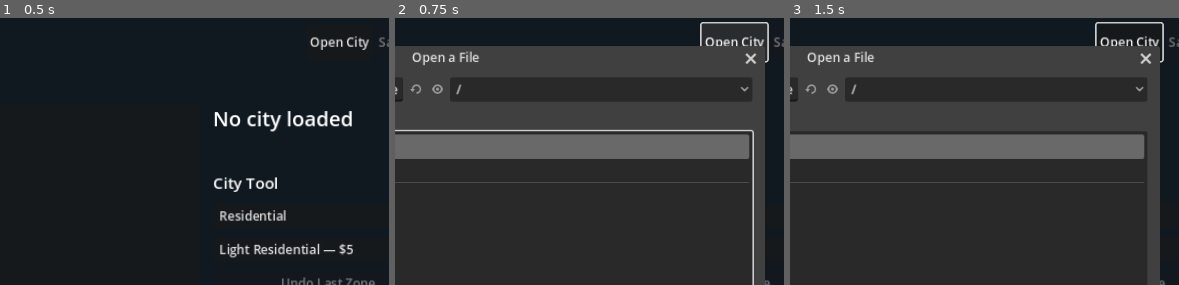
Above: before the commit, frames 1-3 (left to right).
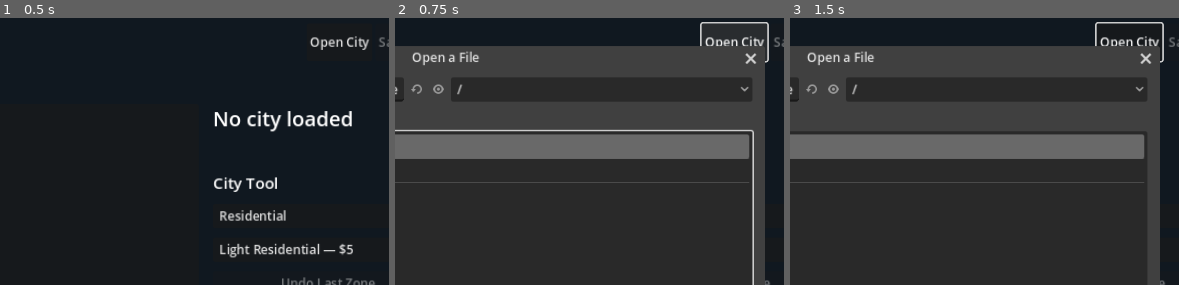
Above: after the commit, the same moments.

Repository: nicholas-ochoa/OpenSC2K
Game: Godot game, scene res://main.tscn
Same seed, same stepped clock (60 frames per second), same inputs: the game is played once before the commit and once after it.
Inputs (mouse positions are % of the whole screen's width and height, from its top left):
- Up to frame 1 (0.5 s): no input
- Up to frame 2 (0.75 s): click "Open City" at 0.5 s
- Up to frame 3 (1.5 s): click (35, 88) at 1.27 s; type "12" at 1.35 s
The pictures show only the part of the screen within x 43-93%, y 0-50%; the shares and areas given below are measured in that part.

Frame 1 is identical in both runs. In frame 2, 0.1% of the frame differs, in the area x 2-18%, y 25-31%; in frame 3, 0.1%.

Commit message:
de-zoning

Diff:
--- a/game/src/main.gd
+++ b/game/src/main.gd
@@ -295,7 +295,7 @@
 func _update_edit_state() -> void:
 	if map_view == null:
 		return
-	var is_zone_tool := selected_group >= Zones.GROUP_PORTS and selected_group <= Zones.GROUP_INDUSTRIAL
+	var is_zone_tool := Zones.supports_tool(selected_group, selected_subtool)
 	map_view.set_edit_enabled(city != null and overlay_mode == "city" and is_zone_tool)
 	if city == null or status_label == null:
 		return
--- a/game/src/model/city_state.gd
+++ b/game/src/model/city_state.gd
@@ -108,6 +108,16 @@
 	if not document.find_chunk("XBLD").set_decoded_payload(changed):
 		return false
 	buildings = changed
+	return true
+
+
+func replace_buildings(value: PackedByteArray) -> bool:
+	if value.size() != TILE_COUNT:
+		return false
+	var chunk := document.find_chunk("XBLD")
+	if chunk == null or not chunk.set_decoded_payload(value):
+		return false
+	buildings = value.duplicate()
 	return true
 
 
--- a/game/src/tools/zone_command.gd
+++ b/game/src/tools/zone_command.gd
@@ -2,6 +2,8 @@
 extends RefCounted
 
 const GROUP_PORTS := 8
+const GROUP_BULLDOZER := 0
+const SUBTOOL_DEZONE := 4
 const GROUP_RESIDENTIAL := 9
 const GROUP_COMMERCIAL := 10
 const GROUP_INDUSTRIAL := 11
@@ -30,17 +32,16 @@
 	if city.tile_flags[city.index_of(start.x, start.y)] & FLAG_WATER:
 		return {"ok": false, "error": "a zone drag cannot start on water"}
 	var tool := ToolCatalog.tool(group_index, subtool_index)
-	if tool.is_empty() or not ZONE_TYPES.has(group_index):
+	var zone_type := _zone_type_for_tool(group_index, subtool_index)
+	if tool.is_empty() or zone_type < 0:
 		return {"ok": false, "error": "tool is not a zoning tool"}
-	var zone_types: Array = ZONE_TYPES[group_index]
-	if subtool_index < 0 or subtool_index >= zone_types.size():
-		return {"ok": false, "error": "zoning subtool is out of range"}
-	var zone_type: int = zone_types[subtool_index]
 	var minimum := Vector2i(mini(start.x, finish.x), mini(start.y, finish.y))
 	var maximum := Vector2i(maxi(start.x, finish.x), maxi(start.y, finish.y))
 	var changed := city.zones.duplicate()
+	var changed_buildings := city.buildings.duplicate()
 	var tile_indices := PackedInt32Array()
 	var previous_values := PackedByteArray()
+	var previous_buildings := PackedByteArray()
 	for x in range(minimum.x, maximum.x + 1):
 		for y in range(minimum.y, maximum.y + 1):
 			var index := city.index_of(x, y)
@@ -50,7 +51,10 @@
 				continue
 			tile_indices.append(index)
 			previous_values.append(changed[index])
+			previous_buildings.append(changed_buildings[index])
 			changed[index] = (changed[index] & 0xf0) | zone_type
+			if zone_type == 0 and changed_buildings[index] > 0 and changed_buildings[index] < 5:
+				changed_buildings[index] = 0
 	if tile_indices.is_empty():
 		return {"ok": false, "error": "no eligible tiles would change"}
 	var cost: int = tile_indices.size() * int(tool.cost)
@@ -59,8 +63,14 @@
 		return {"ok": false, "error": "insufficient funds", "cost": cost}
 	if not city.replace_zones(changed):
 		return {"ok": false, "error": "cannot store updated XZON data"}
+	if not city.replace_buildings(changed_buildings):
+		city.replace_zones(_restore_values(changed, tile_indices, previous_values))
+		return {"ok": false, "error": "cannot store updated XBLD data"}
 	if not city.set_funds(previous_funds - cost):
 		city.replace_zones(_restore_values(changed, tile_indices, previous_values))
+		city.replace_buildings(
+			_restore_values(changed_buildings, tile_indices, previous_buildings)
+		)
 		return {"ok": false, "error": "cannot store the updated city funds"}
 	return {
 		"ok": true,
@@ -70,6 +80,8 @@
 		"tile_indices": tile_indices,
 		"previous_values": previous_values,
 		"new_values": _values_at(changed, tile_indices),
+		"previous_buildings": previous_buildings,
+		"new_buildings": _values_at(changed_buildings, tile_indices),
 		"previous_funds": previous_funds,
 		"cost": cost,
 		"error": "",
@@ -84,21 +96,54 @@
 	var indices: PackedInt32Array = command.get("tile_indices", PackedInt32Array())
 	var previous: PackedByteArray = command.get("previous_values", PackedByteArray())
 	var expected: PackedByteArray = command.get("new_values", PackedByteArray())
-	if indices.size() != previous.size() or indices.size() != expected.size():
+	var previous_buildings: PackedByteArray = command.get(
+		"previous_buildings", PackedByteArray()
+	)
+	var expected_buildings: PackedByteArray = command.get("new_buildings", PackedByteArray())
+	if (
+		indices.size() != previous.size()
+		or indices.size() != expected.size()
+		or indices.size() != previous_buildings.size()
+		or indices.size() != expected_buildings.size()
+	):
 		return {"ok": false, "error": "zone undo data has the wrong size"}
 	for position in indices.size():
-		if city.zones[indices[position]] != expected[position]:
+		if (
+			city.zones[indices[position]] != expected[position]
+			or city.buildings[indices[position]] != expected_buildings[position]
+		):
 			return {"ok": false, "error": "city changed after this zone command"}
 	var current := city.zones.duplicate()
+	var current_buildings := city.buildings.duplicate()
 	var restored := _restore_values(current, indices, previous)
+	var restored_buildings := _restore_values(current_buildings, indices, previous_buildings)
 	var current_funds := city.funds()
 	if not city.replace_zones(restored):
 		return {"ok": false, "error": "cannot restore XZON data"}
+	if not city.replace_buildings(restored_buildings):
+		city.replace_zones(current)
+		return {"ok": false, "error": "cannot restore XBLD data"}
 	if not city.set_funds(int(command.previous_funds)):
 		city.replace_zones(current)
+		city.replace_buildings(current_buildings)
 		city.set_funds(current_funds)
 		return {"ok": false, "error": "cannot restore city funds"}
 	return {"ok": true, "restored_tiles": indices.size(), "error": ""}
+
+
+static func supports_tool(group_index: int, subtool_index: int) -> bool:
+	return _zone_type_for_tool(group_index, subtool_index) >= 0
+
+
+static func _zone_type_for_tool(group_index: int, subtool_index: int) -> int:
+	if group_index == GROUP_BULLDOZER and subtool_index == SUBTOOL_DEZONE:
+		return 0
+	if not ZONE_TYPES.has(group_index):
+		return -1
+	var zone_types: Array = ZONE_TYPES[group_index]
+	if subtool_index < 0 or subtool_index >= zone_types.size():
+		return -1
+	return zone_types[subtool_index]
 
 
 static func _tile_is_eligible(city: CityState, index: int) -> bool:
--- a/game/tests/test_runner.gd
+++ b/game/tests/test_runner.gd
@@ -689,6 +689,25 @@
 	_check(later.cost == 60, "Later zoning command uses changed-tile cost")
 	var stale := Zones.undo(city, command)
 	_check(not stale.ok, "Undo rejects a command after later zone changes")
+	_check(city.set_building_id(10, 10, 3), "De-zone test places rubble")
+	var dezone := Zones.apply_rectangle(city, 0, 4, Vector2i(10, 10), Vector2i(12, 12))
+	_check(dezone.ok and dezone.cost == 6, "De-zone removes six zones for one dollar each")
+	_check(city.zone_id(10, 10) == 0, "De-zone clears the zone nibble")
+	_check(city.building_id(10, 10) == 0, "De-zone clears rubble tile IDs one through four")
+	var undo_dezone := Zones.undo(city, dezone)
+	_check(undo_dezone.ok, "De-zone command can be undone")
+	_check(city.zone_id(10, 10) == 6, "De-zone undo restores the zone")
+	_check(city.building_id(10, 10) == 3, "De-zone undo restores rubble")
+	_check(city.set_funds(3), "Insufficient-funds fixture sets city funds")
+	var zones_before_failure := city.zones.duplicate()
+	var buildings_before_failure := city.buildings.duplicate()
+	var rejected := Zones.apply_rectangle(city, 10, 0, Vector2i(10, 10), Vector2i(12, 12))
+	_check(not rejected.ok and rejected.cost == 30, "Zone command reports insufficient funds")
+	_check(city.funds() == 3, "Rejected zone command preserves funds")
+	_check(
+		city.zones == zones_before_failure and city.buildings == buildings_before_failure,
+		"Rejected zone command preserves map data",
+	)
 
 
 func _files_with_extension(directory: String, extension: String) -> PackedStringArray:
